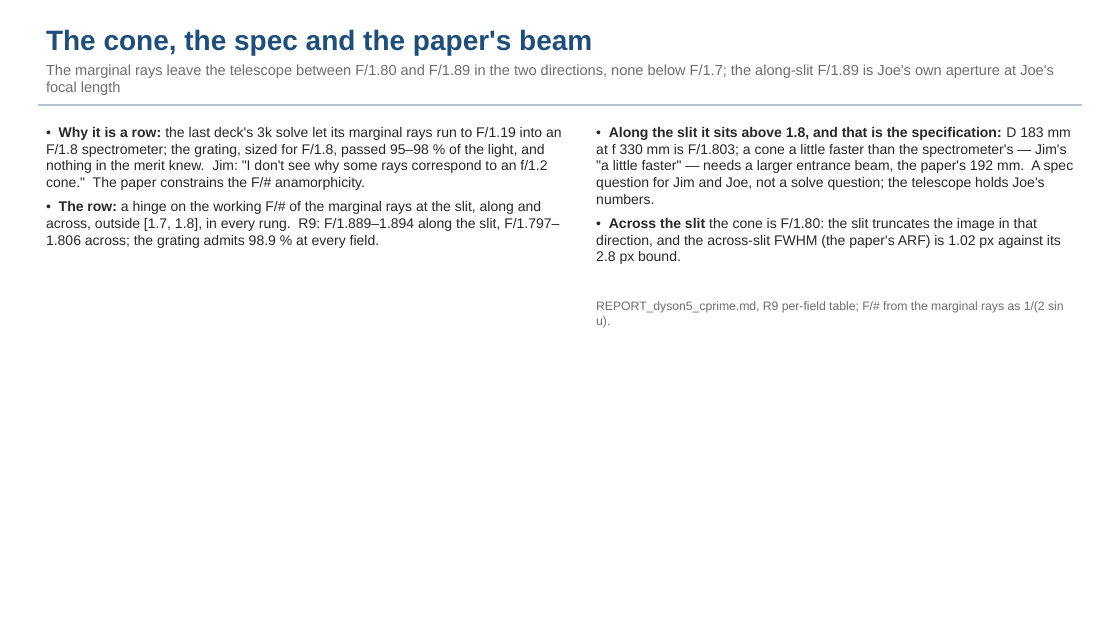
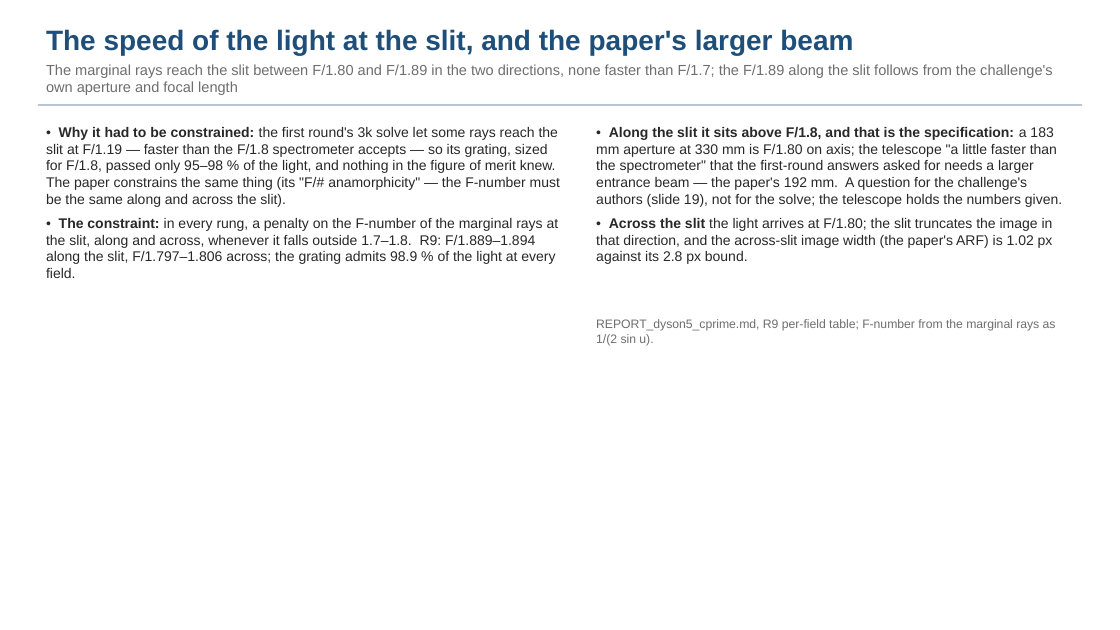
Before and after one commit to nasa-jpl/macos, a slide deck: slide 14 of demo_session/deck_dyson_3k_baseline.pptx (slide 13 before the commit). Drawn at 1120x630 pixels with LibreOffice and Linux fonts; fonts in the diff are those of the drawing. Boxes give left, top, right and bottom in pixels: in the first picture for what was removed or moved away, otherwise in the second. Text is boxed around its words. In the diff, an @@ line names an element or a change of style, - is before the commit and + after.

```diff
--- a/demo_session/deck_dyson_3k_baseline.pptx
+++ b/demo_session/deck_dyson_3k_baseline.pptx
@@ text at (46, 29, 1052, 95): text changed @@
-The cone, the spec and the paper's beam
-The marginal rays leave the telescope between F/1.80 and F/1.89 in the two directions, none below F/1.7; the along-slit F/1.89 is Joe's own aperture at Joe's focal length
+The speed of the light at the slit, and the paper's larger beam
+The marginal rays reach the slit between F/1.80 and F/1.89 in the two directions, none faster than F/1.7; the F/1.89 along the slit follows from the challenge's own aperture and focal length
@@ text at (46, 127, 560, 278): text changed @@
-• Why it is a row: the last deck's 3k solve let its marginal rays run to F/1.19 into an F/1.8 spectrometer; the grating, sized for F/1.8, passed 95–98 % of the light, and nothing in the merit knew. Jim: "I don't see why some rays correspond to an f/1.2 cone." The paper constrains the F/# anamorphicity.
-• The row: a hinge on the working F/# of the marginal rays at the slit, along and across, outside [1.7, 1.8], in every rung. R9: F/1.889–1.894 along the slit, F/1.797–1.806 across; the grating admits 98.9 % at every field.
+• Why it had to be constrained: the first round's 3k solve let some rays reach the slit at F/1.19 — faster than the F/1.8 spectrometer accepts — so its grating, sized for F/1.8, passed only 95–98 % of the light, and nothing in the figure of merit knew. The paper constrains the same thing (its "F/# anamorphicity" — the F-number must be the same along and across the slit).
+• The constraint: in every rung, a penalty on the F-number of the marginal rays at the slit, along and across, whenever it falls outside 1.7–1.8. R9: F/1.889–1.894 along the slit, F/1.797–1.806 across; the grating admits 98.9 % of the light at every field.
@@ text at (596, 127, 1062, 264): text changed @@
-• Along the slit it sits above 1.8, and that is the specification: D 183 mm at f 330 mm is F/1.803; a cone a little faster than the spectrometer's — Jim's "a little faster" — needs a larger entrance beam, the paper's 192 mm. A spec question for Jim and Joe, not a solve question; the telescope holds Joe's numbers.
-• Across the slit the cone is F/1.80: the slit truncates the image in that direction, and the across-slit FWHM (the paper's ARF) is 1.02 px against its 2.8 px bound.
+• Along the slit it sits above F/1.8, and that is the specification: a 183 mm aperture at 330 mm is F/1.80 on axis; the telescope "a little faster than the spectrometer" that the first-round answers asked for needs a larger entrance beam — the paper's 192 mm. A question for the challenge's authors (slide 19), not for the solve; the telescope holds the numbers given.
+• Across the slit the light arrives at F/1.80; the slit truncates the image in that direction, and the across-slit image width (the paper's ARF) is 1.02 px against its 2.8 px bound.
@@ text at (596, 319, 1056, 346): text changed @@
-REPORT_dyson5_cprime.md, R9 per-field table; F/# from the marginal rays as 1/(2 sin u).
+REPORT_dyson5_cprime.md, R9 per-field table; F-number from the marginal rays as 1/(2 sin u).
```
Also in this commit, not shown: 19 other slides changed, 2 slides added, 3 other files.
